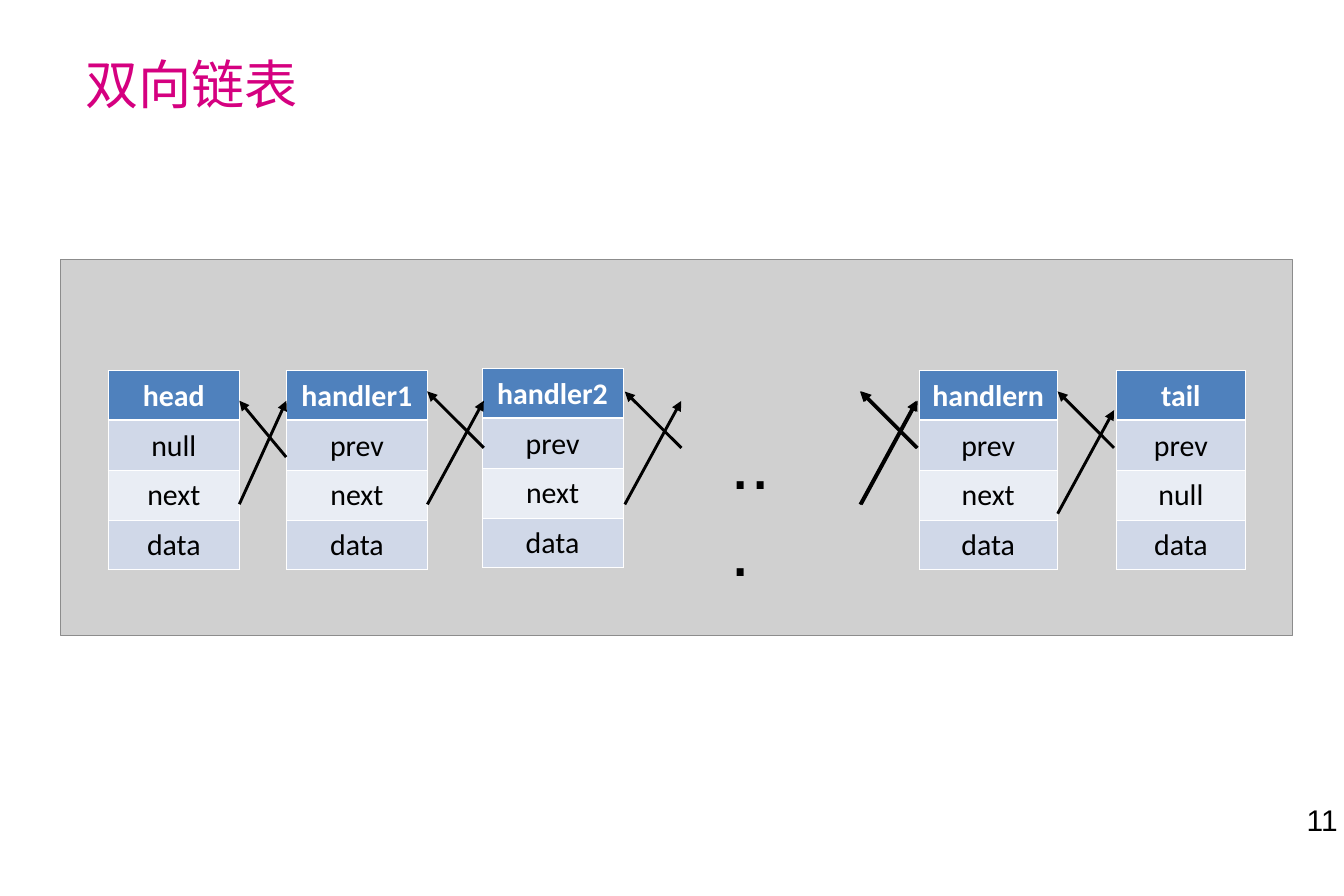
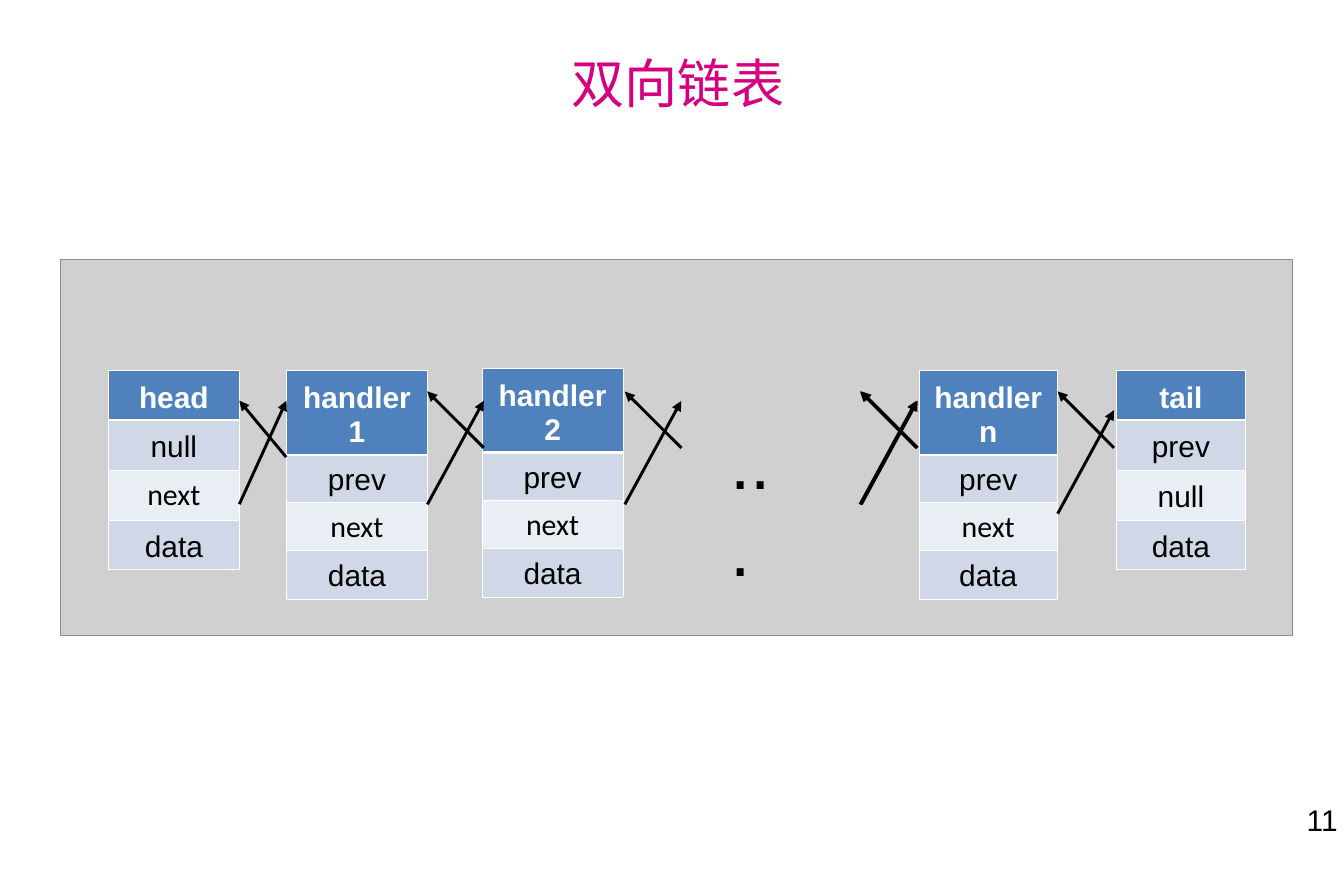
Before and after one commit to laienliang/netty-demo, a slide deck: slide 11 of doc/netty学习分享.ppt. Drawn at 1344x896 pixels with LibreOffice and Linux fonts; fonts in the diff are those of the drawing; grey boxes stand for pictures; background and template pictures are left out. Boxes give left, top, right and bottom in pixels: in the first picture for what was removed or moved away, otherwise in the second. Text is boxed around its words. In the diff, an @@ line names an element or a change of style, - is before the commit and + after.

```diff
--- a/doc/netty学习分享.ppt
+++ b/doc/netty学习分享.ppt
@@ title "双向链表" at <box>572,58,784,108</box>: font Noto Sans CJK SC to Arial; alignment left to centre; vertical alignment top to bottom @@
@@ table at <box>108,370,239,570</box> @@
@@ font Calibri to Arial in "head", "null", "data" @@
@@ table at <box>287,370,428,591</box> @@
@@ font Calibri to Arial in "handler1", "prev", "data" @@
@@ table at <box>483,369,624,589</box> @@
@@ font Calibri to Arial in "handler2", "prev", "data" @@
@@ table at <box>919,370,1057,591</box> @@
@@ font Calibri to Arial in "handlern", "prev", "data" @@
@@ table at <box>1116,370,1246,570</box> @@
@@ font Calibri to Arial @@
```
Also in this commit, not shown: 12 other slides changed, 2 slides added, 2 slides removed, 13 other files.
